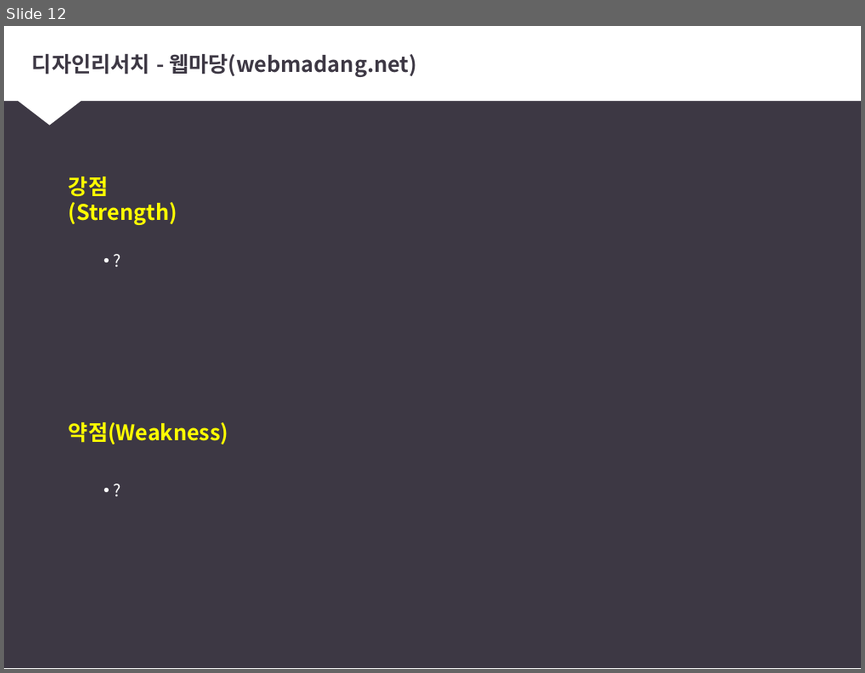
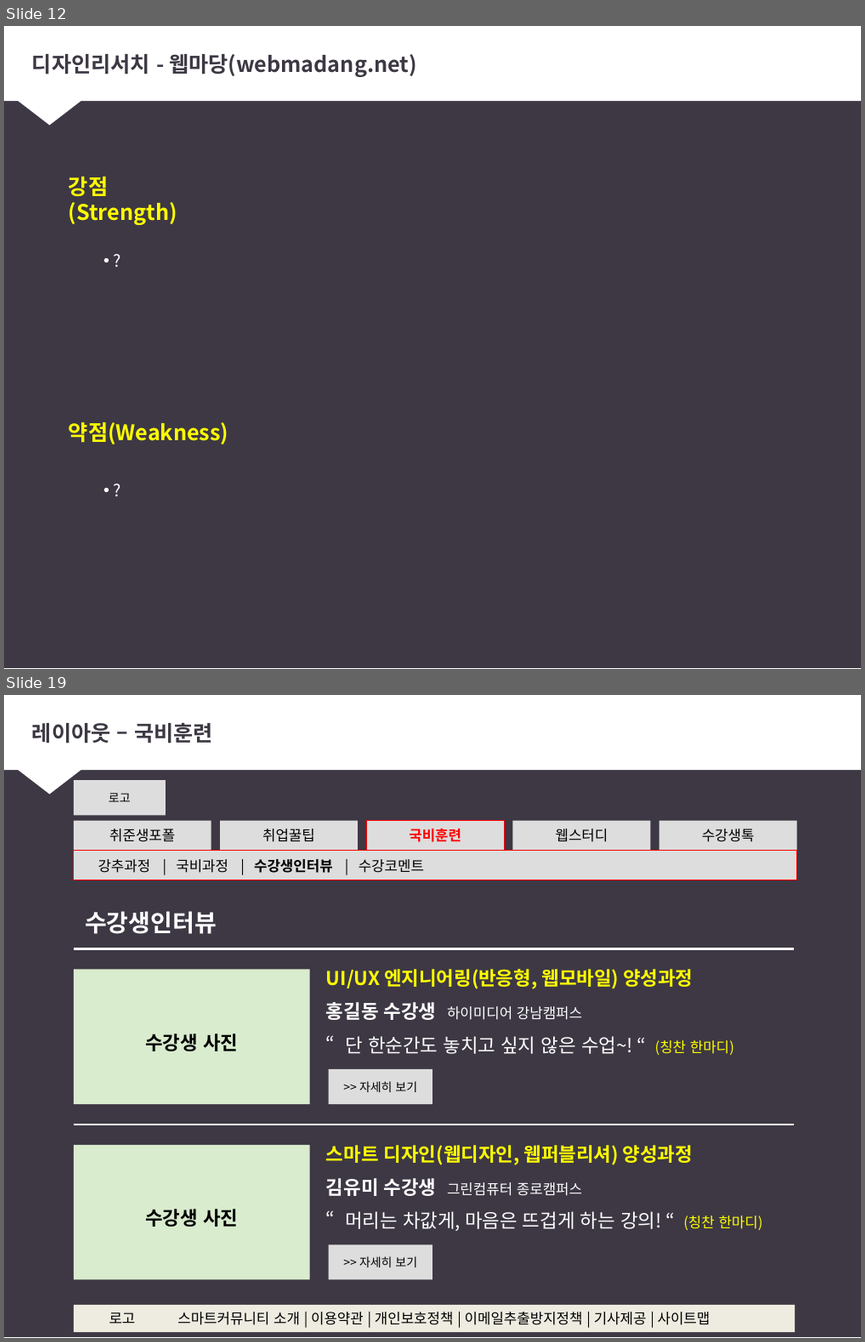
Before and after one commit to Jinseoyoung/uiux-1, a slide deck: study/프로토타입/스마트커뮤니티 - 기초데이터수집.pptx. Shown one above the other, each under a label of ours: slide 12 before the commit, slides 12 and 19 after it; the slides between them are not shown. The pictures are 865x673 and 865x1342 pixels, drawn with LibreOffice and Linux fonts; fonts in the diff are those of the drawing. Boxes give left, top, right and bottom in pixels: in the first picture for what was removed or moved away, otherwise in the second. Text is boxed around its words. In the diff, an @@ line names an element or a change of style, - is before the commit and + after.

```diff
--- a/study/프로토타입/스마트커뮤니티 - 기초데이터수집.pptx
+++ b/study/프로토타입/스마트커뮤니티 - 기초데이터수집.pptx
@@ slide 19 added at [4,695,861,1338], background #FFFFFF; not listed: 3 template elements that a slide beside it also shows @@
@@ title added at [32,723,213,743], 18 pt, text #3D3844, bold @@
+레이아웃 – 국비훈련
@@ rectangle added at [74,780,166,815], fill #DDDDDD, 10 pt, text #000000 @@
+로고
@@ rectangle added at [74,821,211,851], fill #DDDDDD, 12 pt, text #000000 @@
+취준생포폴
@@ rectangle added at [220,821,358,851], fill #DDDDDD, 12 pt, text #000000 @@
+취업꿀팁
@@ rectangle added at [366,821,505,851], fill #DDDDDD, outline #FF0000 0.75 pt, 12 pt, text #FF0000, bold @@
+국비훈련
@@ rectangle added at [513,821,651,851], fill #DDDDDD, 12 pt, text #000000 @@
+웹스터디
@@ rectangle added at [659,821,797,851], fill #DDDDDD, 12 pt, text #000000 @@
+수강생톡
@@ rectangle added at [74,850,796,880], fill #DDDDDD, outline #FF0000 0.75 pt, 12 pt, text #000000 @@
+강추과정 | 국비과정 | 수강생인터뷰 | 수강코멘트
@@ text added at [85,911,216,934], 20 pt, text #FFFFFF, bold @@
+수강생인터뷰
@@ line added from (74, 948) to (794, 948), #FFFFFF 2.25 pt @@
@@ rectangle added at [74,970,310,1104], fill #D9ECCE, 16 pt, text #000000, bold @@
+수강생 사진
@@ text added at [326,969,692,989], 16 pt, text #FFFF00, bold @@
+UI/UX 엔지니어링(반응형, 웹모바일) 양성과정
@@ text added at [326,1002,582,1020], 12 pt, text #FFFFFF @@
+홍길동 수강생 하이미디어 강남캠퍼스
@@ text added at [345,1036,734,1055], 16 pt, text #FFFFFF @@
+“단 한순간도 놓치고 싶지 않은 수업~! “ (칭찬 한마디)
@@ rectangle added at [329,1068,432,1104], fill #DDDDDD, 10 pt, text #000000 @@
+>> 자세히 보기
@@ line added from (74, 1124) to (794, 1124), #FFFFFF 0.75 pt @@
@@ rectangle added at [74,1145,310,1279], fill #D9ECCE, 16 pt, text #000000, bold @@
+수강생 사진
@@ text added at [326,1145,692,1165], 16 pt, text #FFFF00, bold @@
+스마트 디자인(웹디자인, 웹퍼블리셔) 양성과정
@@ text added at [326,1178,582,1196], 12 pt, text #FFFFFF @@
+김유미 수강생 그린컴퓨터 종로캠퍼스
@@ text added at [345,1211,763,1231], 16 pt, text #FFFFFF @@
+“머리는 차값게, 마음은 뜨겁게 하는 강의! “ (칭찬 한마디)
@@ rectangle added at [329,1244,432,1279], fill #DDDDDD, 10 pt, text #000000 @@
+>> 자세히 보기
@@ rectangle added at [74,1304,794,1332], fill #EEECE1 @@
@@ text added at [109,1312,136,1323], 12 pt, text #000000 @@
+로고
@@ text added at [177,1311,710,1325], 12 pt, text #000000 @@
+스마트커뮤니티 소개 | 이용약관 | 개인보호정책 | 이메일추출방지정책 | 기사제공 | 사이트맵
```
Also in this commit, not shown: 3 slides changed, 6 other slides added, 3 other files.
